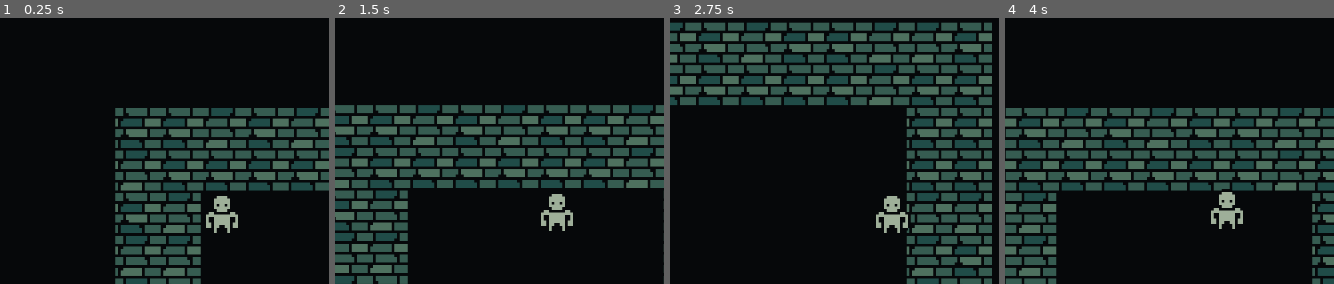
Above: before the commit, frames 1-4 (left to right).
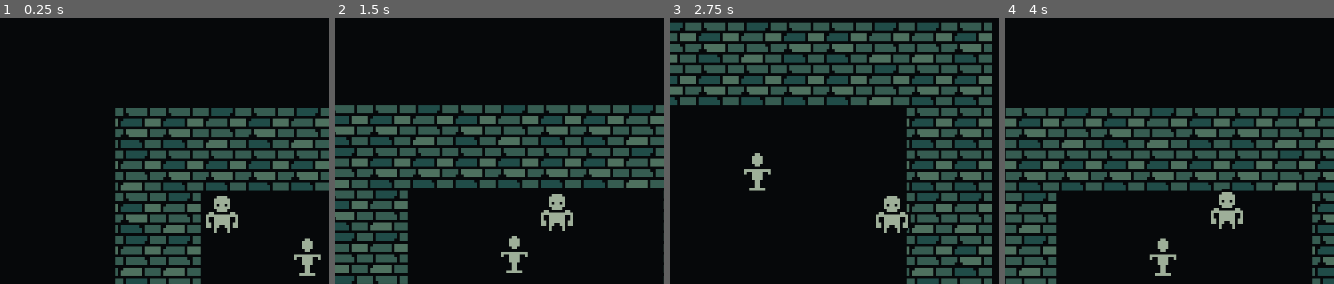
Above: after the commit, the same moments.

Repository: Paraldos/vampire-game
Game: Godot game, scene res://world.tscn
The game is run twice, just before and just after one commit, with the same random seed, the same clock (stepped at 60 frames per second) and the same inputs.
Inputs:
- Up to frame 1 (0.25 s): no input
- Up to frame 2 (1.5 s): tap Enter at 0.5 s; hold D (right) 0.53-1.28 s; hold S (down) from 1.28 s (still down)
- Up to frame 3 (2.75 s): release S (down) at 2.03 s; hold D (right) from 2.03 s (still down)
- Up to frame 4 (4 s): release D (right) at 2.78 s; hold W (up) 2.78-3.53 s; hold A (left) from 3.53 s (still down)
The pictures show only the part of the screen within x 17-67%, y 13-63%; the shares and areas given below are measured in that part.

The runs differ from the first frame. In frame 1, 0.5% of the frame differs, in the area x 89-98%, y 82-97%; in frame 2, 0.5%; in frame 3, 0.5%; in frame 4, 0.5%, in the area x 43-53%, y 82-97%.

Commit message:
testdummy

Diff:
--- /dev/null
+++ b/characters/test_dummy/test_dummy.gd
@@ -0,0 +1,4 @@
+extends Node2D
+
+func _on_bumper_bumped() -> void:
+	print('hi')
--- /dev/null
+++ b/characters/test_dummy/test_dummy.tscn
@@ -0,0 +1,30 @@
+[gd_scene format=3 uid="uid://dmyikyfplkj8r"]
+
+[ext_resource type="Texture2D" uid="uid://d2je51grv7w62" path="res://assets/images/characters-Sheet.png" id="1_k66xw"]
+[ext_resource type="Script" uid="uid://ursicnfiipil" path="res://characters/test_dummy/test_dummy.gd" id="1_yhjn5"]
+[ext_resource type="Script" uid="uid://deavujqc1odno" path="res://templates/bumper.gd" id="2_yhjn5"]
+
+[sub_resource type="AtlasTexture" id="AtlasTexture_50yph"]
+atlas = ExtResource("1_k66xw")
+region = Rect2(16, 0, 16, 16)
+
+[sub_resource type="RectangleShape2D" id="RectangleShape2D_0kc5u"]
+size = Vector2(8, 8)
+
+[node name="TestDummy" type="Node2D" unique_id=1650732549]
+script = ExtResource("1_yhjn5")
+
+[node name="Sprite2D" type="Sprite2D" parent="." unique_id=964044943]
+texture = SubResource("AtlasTexture_50yph")
+
+[node name="Bumper" type="StaticBody2D" parent="." unique_id=49011905]
+collision_layer = 5
+collision_mask = 0
+input_pickable = true
+script = ExtResource("2_yhjn5")
+metadata/_custom_type_script = "uid://deavujqc1odno"
+
+[node name="CollisionShape2D" type="CollisionShape2D" parent="Bumper" unique_id=580406369]
+shape = SubResource("RectangleShape2D_0kc5u")
+
+[connection signal="bumped" from="Bumper" to="." method="_on_bumper_bumped"]
--- a/templates/bumper.gd
+++ b/templates/bumper.gd
@@ -1,12 +1,13 @@
-extends Area2D
+extends StaticBody2D
 class_name Bumper
 
 signal bumped
 
 func _init() -> void:
-    collision_layer = 0
-    set_collision_layer_value(3, true)
-    collision_mask = 0
+	collision_layer = 0
+	set_collision_layer_value(1, true)
+	set_collision_layer_value(3, true)
+	collision_mask = 0
 
 func bump() -> void:
-    bumped.emit()
+	bumped.emit()
--- a/world.tscn
+++ b/world.tscn
@@ -2,6 +2,7 @@
 
 [ext_resource type="Texture2D" uid="uid://bwe47dn165wmc" path="res://assets/images/tiles-Sheet.png" id="1_f3sb7"]
 [ext_resource type="PackedScene" uid="uid://uuu0f4178hm5" path="res://characters/player.tscn" id="2_fj7yv"]
+[ext_resource type="PackedScene" uid="uid://dmyikyfplkj8r" path="res://characters/test_dummy/test_dummy.tscn" id="3_tlwt5"]
 
 [sub_resource type="TileSetAtlasSource" id="TileSetAtlasSource_fj7yv"]
 texture = ExtResource("1_f3sb7")
@@ -35,3 +36,6 @@
 
 [node name="Player" parent="." unique_id=1053692878 instance=ExtResource("2_fj7yv")]
 position = Vector2(24, 24)
+
+[node name="TestDummy" parent="." unique_id=1650732549 instance=ExtResource("3_tlwt5")]
+position = Vector2(56, 40)
Binary file changed: assets/images/characters-Sheet.png
Binary file changed: assets/images/characters.aseprite
Not shown, added: characters/test_dummy/test_dummy.gd.uid
